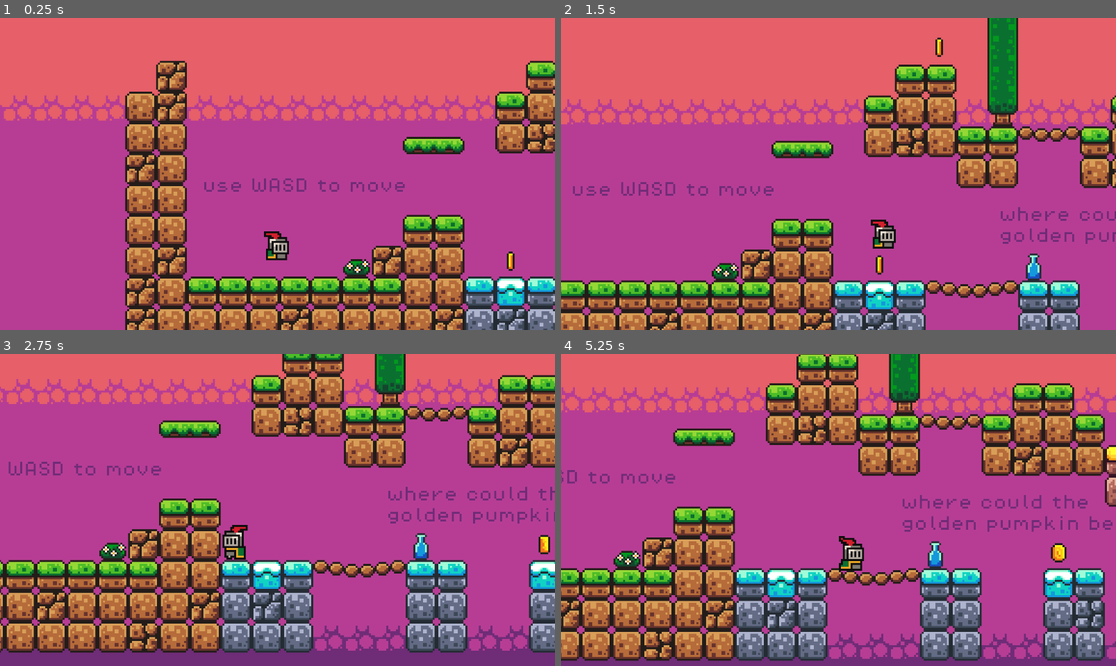
Above: before the commit, frames 1-4 (two rows, left to right).
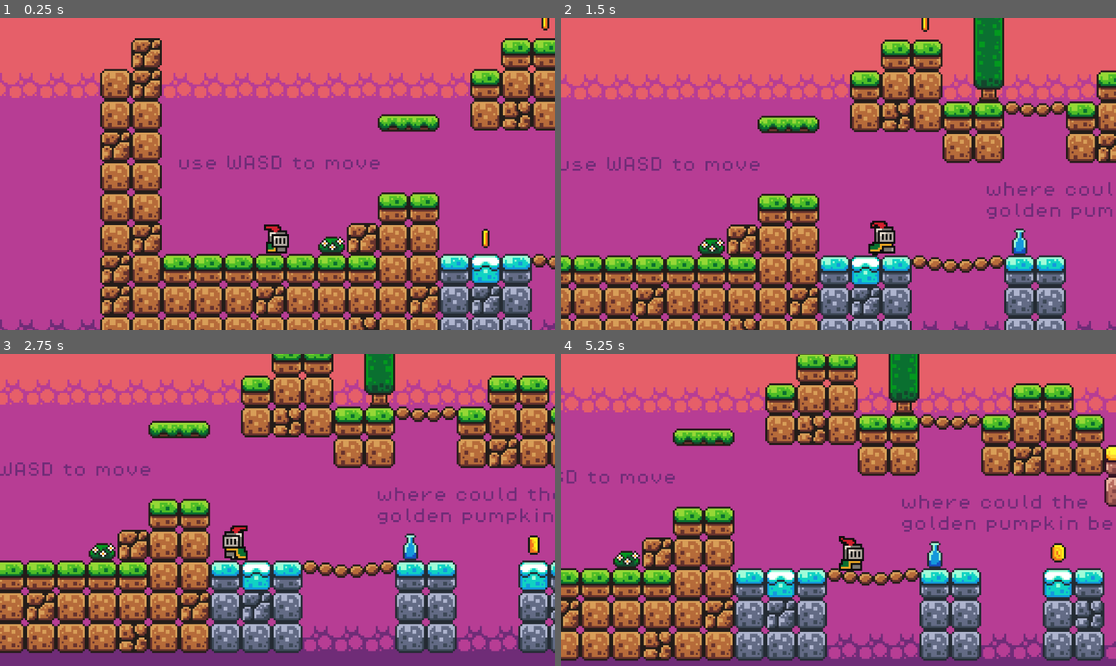
Above: after the commit, the same moments.

Repository: bubunyun/knight-game
Game: Godot game, scene res://scenes/game.tscn
The game is run twice, just before and just after one commit, with the same random seed, the same clock (stepped at 60 frames per second) and the same inputs.
Inputs:
- Up to frame 1 (0.25 s): no input
- Up to frame 2 (1.5 s): hold D (move_right) from 0.53 s (still down); tap Up (jump) at 0.77 s
- Up to frame 3 (2.75 s): tap Up (jump) at 1.52 s; release D (move_right) at 2.03 s; hold A (move_left) from 2.03 s (still down)
- Up to frame 4 (5.25 s): release A (move_left) at 2.78 s; hold D (move_right) 2.78-4.28 s; tap Up (jump) at 3.02, 3.77, 4.52 s; hold A (move_left) 4.28-5.03 s; hold D (move_right) from 5.03 s (still down)

The runs differ from the first frame. In frame 1, 42% of the frame differs, in the area x 0-100%, y 0-100%; in frame 2, 43%; in frame 3, 35%; in frame 4, 6.1%.

Commit message:
fixed slime collision

Diff:
--- a/scenes/game.tscn
+++ b/scenes/game.tscn
@@ -248,7 +248,7 @@
 
 [node name="Player" parent="." instance=ExtResource("1_uwrxv")]
 unique_name_in_owner = true
-position = Vector2(-97, -5)
+position = Vector2(-84, 7)
 
 [node name="Camera2D" type="Camera2D" parent="Player"]
 position = Vector2(0, 1)
@@ -317,7 +317,7 @@
 autoplay = "move"
 
 [node name="Slime" parent="." instance=ExtResource("6_p57ef")]
-position = Vector2(447, 32)
+position = Vector2(442, 30)
 
 [node name="Labels" type="Node" parent="."]
 
--- a/scenes/player.tscn
+++ b/scenes/player.tscn
@@ -173,7 +173,7 @@
 
 [node name="Player" type="CharacterBody2D"]
 z_index = 5
-collision_layer = 3
+collision_layer = 2
 script = ExtResource("1_g2els")
 
 [node name="AnimatedSprite2D" type="AnimatedSprite2D" parent="."]
Not shown, changed: export_presets.cfg
Not shown, changed: .gitignore
